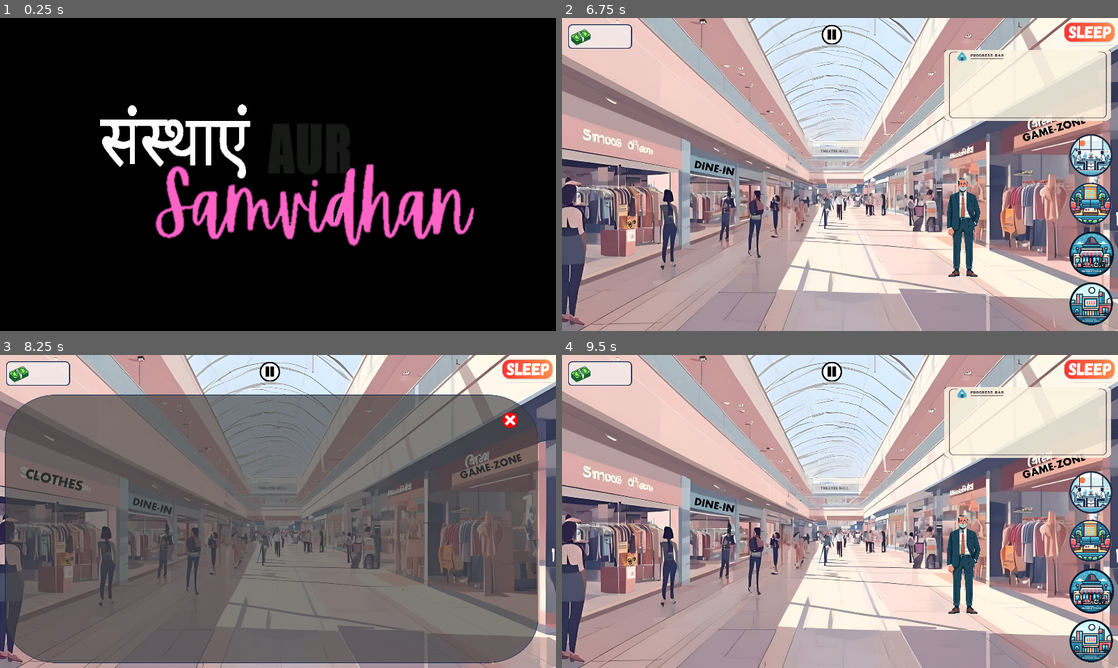
Above: before the commit, frames 1-4 (two rows, left to right).
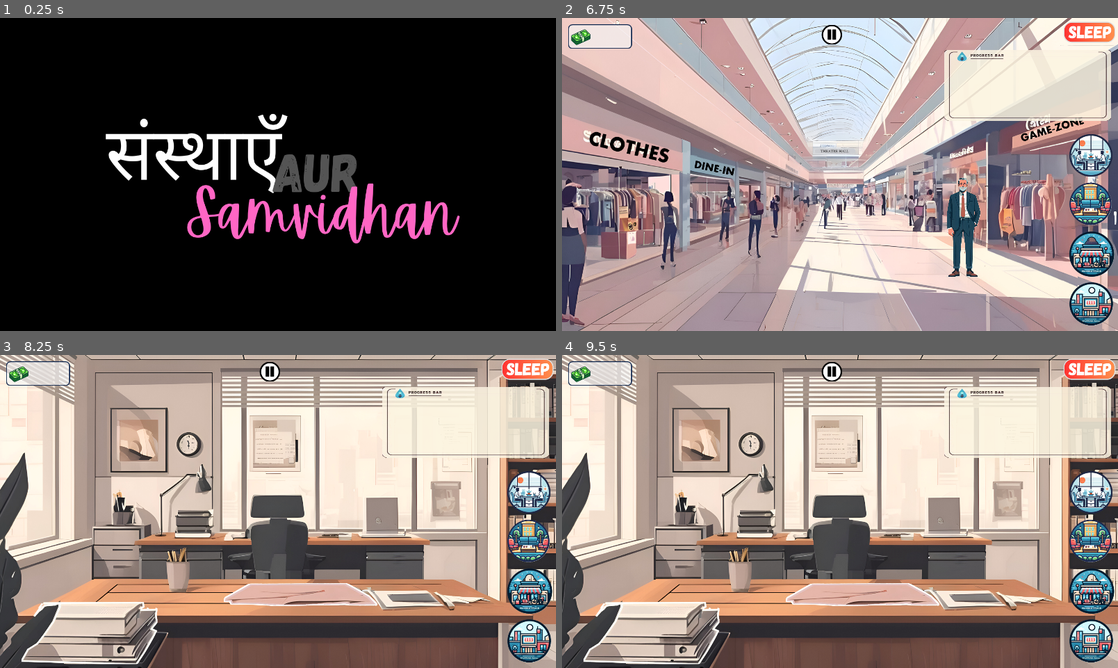
Above: after the commit, the same moments.

Repository: itsaryanchauhan/REPO
Game: Godot game, scene res://SCENES/1_start_screen.tscn
Two runs of this game, one before a commit and one after it. Both use one fixed random seed, a clock stepped at 60 frames per second and the inputs below. Video files are missing from this copy of the repository; at most half a second of black plays in their place.
Inputs (mouse positions are in pixels of both pictures, inside the frame that each line leads up to):
- Up to frame 1 (0.25 s): no input
- Up to frame 2 (6.75 s): tap Enter at 0.5, 2, 3.5 s; tap Space at 1.25, 2.75, 5 s; click (840, 36) at 4.25 s; click (834, 290) at 5.75 s; click (1090, 302) at 6.5 s
- Up to frame 3 (8.25 s): click (528, 639) at 7.25 s; click (528, 492) at 8 s
- Up to frame 4 (9.5 s): click (1073, 420) at 8.77 s

The runs differ from the first frame. In frame 1, 11% of the frame differs, in the area x 18-86%, y 27-74%; in frame 2, 5.4%; in frame 3, 92%, in the area x 0-100%, y 0-100%; in frame 4, 82%.

Commit message:
more smol changes

Diff:
--- a/SCENES/1_start_screen.tscn
+++ b/SCENES/1_start_screen.tscn
@@ -16,7 +16,7 @@
 [node name="san_sum_logo" type="Sprite2D" parent="Control"]
 top_level = true
 position = Vector2(976, 552)
-scale = Vector2(0.75634, 0.920797)
+scale = Vector2(1.31043, 1.37949)
 texture = ExtResource("6_0mx4a")
 
 [node name="Timer" type="Timer" parent="Control"]
--- a/SCENES/shopping_mall.tscn
+++ b/SCENES/shopping_mall.tscn
@@ -39,7 +39,7 @@
 
 [node name="living_room" type="TextureButton" parent="Control"]
 top_level = true
-z_index = 1
+z_index = 2
 layout_mode = 0
 offset_left = 1752.0
 offset_top = 568.0
@@ -123,11 +123,11 @@
 [node name="clothes_shop_button" type="TextureButton" parent="Control"]
 top_level = true
 layout_mode = 0
-offset_left = -40.0
-offset_top = 235.0
-offset_right = 645.0
-offset_bottom = 1252.0
-scale = Vector2(0.685641, 0.699221)
+offset_left = -39.0
+offset_top = 239.0
+offset_right = 324.0
+offset_bottom = 747.0
+scale = Vector2(1.37523, 1.4101)
 mouse_default_cursor_shape = 2
 texture_normal = ExtResource("13_6xy11")
 
@@ -136,8 +136,8 @@
 layout_mode = 0
 offset_left = 440.0
 offset_top = 470.0
-offset_right = 777.0
-offset_bottom = 935.0
+offset_right = 719.0
+offset_bottom = 771.0
 scale = Vector2(0.988641, 0.998538)
 mouse_default_cursor_shape = 2
 texture_normal = ExtResource("14_w5kkp")
@@ -145,9 +145,9 @@
 [node name="game_zone_button" type="TextureButton" parent="Control"]
 top_level = true
 layout_mode = 0
-offset_left = 1440.0
+offset_left = 1434.0
 offset_top = 217.0
-offset_right = 1928.0
+offset_right = 1780.0
 offset_bottom = 970.0
 mouse_default_cursor_shape = 2
 texture_normal = ExtResource("15_wt5tb")
Binary file removed: ASSET/LOGO_BG.png
Binary file changed: ASSET/SAN_SUM_LOGO.png
Binary file removed: ASSET/SHOPPING_MALL/CLOSE_BUTTON.png
Binary file changed: ASSET/SHOPPING_MALL/clothes_store_button.png
Binary file changed: ASSET/SHOPPING_MALL/game_zone_store_button.png
